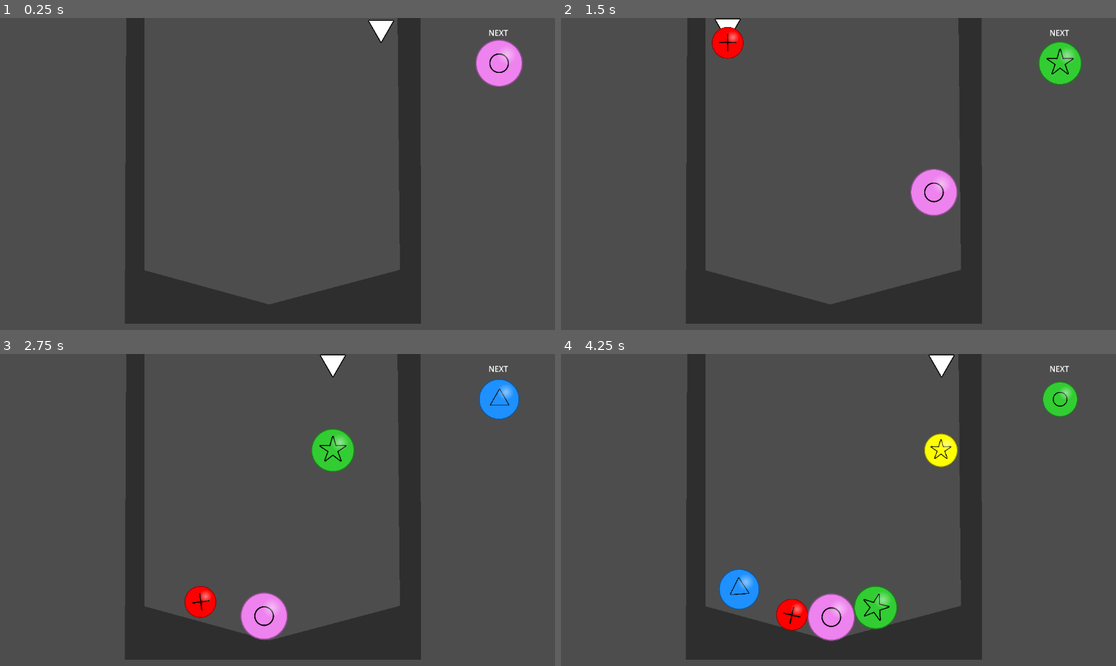
Above: before the commit, frames 1-4 (two rows, left to right).
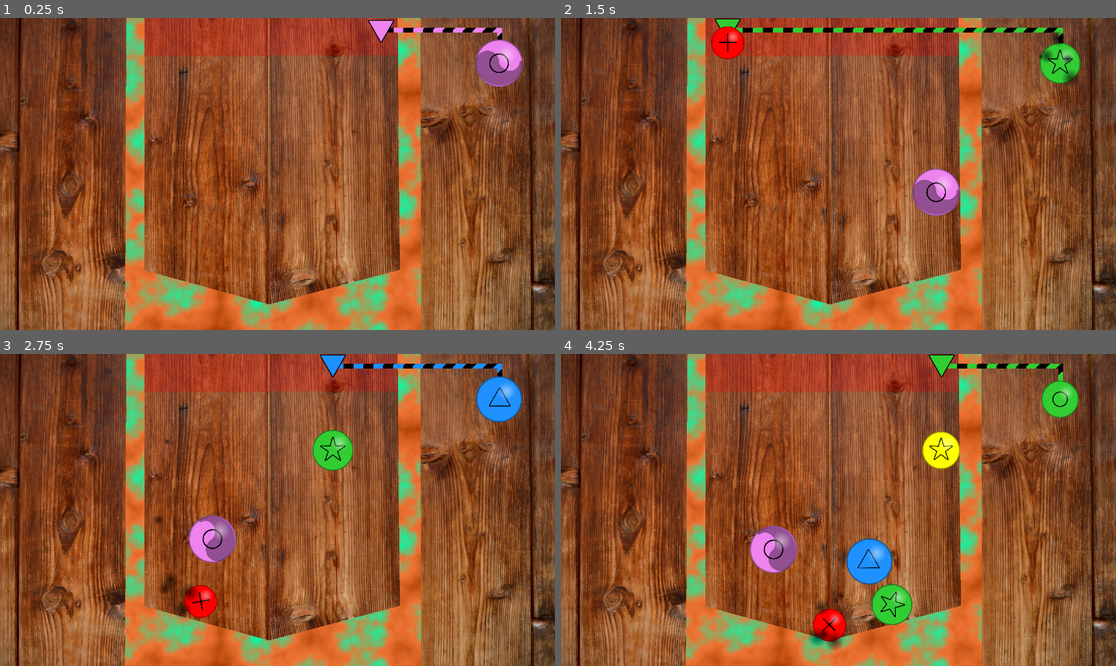
Above: after the commit, the same moments.

Repository: abalidoth/gwj-80
Game: Godot game, scene res://main_scene.tscn
Same seed, same stepped clock (60 frames per second), same inputs: the game is played once before the commit and once after it.
Inputs (mouse positions are in pixels of both pictures, inside the frame that each line leads up to):
- Up to frame 1 (0.25 s): no input
- Up to frame 2 (1.5 s): tap Enter at 0.5 s; move the mouse to (960, 158) at 0.52 s; click (960, 158) at 0.67 s; move the mouse to (727, 189) at 1.27 s; click (727, 189) at 1.42 s
- Up to frame 3 (2.75 s): move the mouse to (333, 441) at 2.02 s; click (333, 441) at 2.17 s
- Up to frame 4 (4.25 s): move the mouse to (810, 572) at 2.77 s; click (810, 572) at 2.92 s; move the mouse to (1005, 556) at 3.52 s; click (1005, 556) at 3.67 s

The runs differ from the first frame. In frame 1, 99% of the frame differs, in the area x 0-100%, y 0-100%; in frame 2, 99%; in frame 3, 98%; in frame 4, 99%.
Error after the commit: Invalid access to property or key 'position' on a base object of type 'InputEventKey'. (res://main_scene.gd:42)

Commit message:
added two powerups

Diff:
--- /dev/null
+++ b/assets/rubber_mask.svg
@@ -0,0 +1,63 @@
+<?xml version="1.0" encoding="UTF-8" standalone="no"?>
+<!-- Created with Inkscape (http://www.inkscape.org/) -->
+
+<svg
+   xmlns:dc="http://purl.org/dc/elements/1.1/"
+   xmlns:cc="http://creativecommons.org/ns#"
+   xmlns:rdf="http://www.w3.org/1999/02/22-rdf-syntax-ns#"
+   xmlns:svg="http://www.w3.org/2000/svg"
+   xmlns="http://www.w3.org/2000/svg"
+   xmlns:sodipodi="http://sodipodi.sourceforge.net/DTD/sodipodi-0.dtd"
+   xmlns:inkscape="http://www.inkscape.org/namespaces/inkscape"
+   width="82.027969mm"
+   height="61.825844mm"
+   viewBox="0 0 82.027969 61.825844"
+   version="1.1"
+   id="svg8"
+   inkscape:version="0.92.5 (2060ec1f9f, 2020-04-08)"
+   sodipodi:docname="rubber_mask.svg">
+  <defs
+     id="defs2" />
+  <sodipodi:namedview
+     id="base"
+     pagecolor="#ffffff"
+     bordercolor="#666666"
+     borderopacity="1.0"
+     inkscape:pageopacity="0.0"
+     inkscape:pageshadow="2"
+     inkscape:zoom="1.4"
+     inkscape:cx="177.32821"
+     inkscape:cy="145.27843"
+     inkscape:document-units="mm"
+     inkscape:current-layer="layer1"
+     showgrid="false"
+     inkscape:window-width="1848"
+     inkscape:window-height="1016"
+     inkscape:window-x="72"
+     inkscape:window-y="27"
+     inkscape:window-maximized="1" />
+  <metadata
+     id="metadata5">
+    <rdf:RDF>
+      <cc:Work
+         rdf:about="">
+        <dc:format>image/svg+xml</dc:format>
+        <dc:type
+           rdf:resource="http://purl.org/dc/dcmitype/StillImage" />
+        <dc:title></dc:title>
+      </cc:Work>
+    </rdf:RDF>
+  </metadata>
+  <g
+     inkscape:label="Layer 1"
+     inkscape:groupmode="layer"
+     id="layer1"
+     transform="translate(-69.968089,-113.04377)">
+    <path
+       id="path819-3"
+       style="opacity:1;fill:#0c0c0c;fill-opacity:1;fill-rule:evenodd;stroke:#000000;stroke-width:5.20668173;stroke-linecap:butt;stroke-linejoin:round;stroke-miterlimit:4;stroke-dasharray:none;stroke-dashoffset:0;stroke-opacity:1;paint-order:stroke markers fill"
+       d="m 108.47916,133.59941 c 0,6.37629 6.38037,12.16107 12.28542,15.34922 5.90505,3.18815 13.18038,3.18815 19.08543,0 5.90505,-3.18815 9.54271,-9.08009 9.54271,-15.45638 0,13.77386 -7.06242,26.72347 -18.99094,33.6104 -11.92852,6.88693 -26.62505,6.88693 -38.553566,0 -11.928515,-6.88693 -19.276784,-19.61451 -19.276782,-33.44581 3e-6,-6.47173 3.42199,-12.39878 8.976934,-15.60593 5.554945,-3.20715 12.39892,-3.20715 17.953865,0 5.554939,3.20715 8.976929,9.1342 8.976929,15.5485"
+       inkscape:connector-curvature="0"
+       sodipodi:nodetypes="csscsscssc" />
+  </g>
+</svg>
--- /dev/null
+++ b/assets/smoke_blast.tscn
@@ -0,0 +1,13 @@
+[gd_scene load_steps=3 format=3 uid="uid://dbowbemyicagv"]
+
+[ext_resource type="Texture2D" uid="uid://dlqglm67epcd2" path="res://assets/smoke_texture.tres" id="1_oed2s"]
+[ext_resource type="Material" uid="uid://bgshujn2pcqsi" path="res://assets/smoke_particles.tres" id="2_7y6oe"]
+
+[node name="SmokeBlast" type="GPUParticles2D"]
+emitting = false
+amount = 24
+texture = ExtResource("1_oed2s")
+lifetime = 1.95
+one_shot = true
+explosiveness = 1.0
+process_material = ExtResource("2_7y6oe")
--- /dev/null
+++ b/assets/smoke_particles.tres
@@ -0,0 +1,17 @@
+[gd_resource type="ParticleProcessMaterial" load_steps=3 format=3 uid="uid://bgshujn2pcqsi"]
+
+[sub_resource type="Curve" id="Curve_cmm0y"]
+_data = [Vector2(0, 1), 0.0, 0.0, 0, 0, Vector2(1, 0), 0.0, 0.0, 0, 0]
+point_count = 2
+
+[sub_resource type="CurveTexture" id="CurveTexture_tkj7h"]
+curve = SubResource("Curve_cmm0y")
+
+[resource]
+particle_flag_disable_z = true
+emission_shape = 2
+emission_sphere_radius = 36.47
+radial_velocity_min = -11.5
+radial_velocity_max = 57.47
+gravity = Vector3(0, -100, 0)
+scale_curve = SubResource("CurveTexture_tkj7h")
--- /dev/null
+++ b/assets/smoke_texture.tres
@@ -0,0 +1,10 @@
+[gd_resource type="GradientTexture2D" load_steps=2 format=3 uid="uid://dlqglm67epcd2"]
+
+[sub_resource type="Gradient" id="Gradient_1iob0"]
+colors = PackedColorArray(0, 0, 0, 0.670588, 0, 0, 0, 0)
+
+[resource]
+gradient = SubResource("Gradient_1iob0")
+fill = 1
+fill_from = Vector2(0.509174, 0.477064)
+fill_to = Vector2(0.766055, 0.252294)
--- a/ball.gd
+++ b/ball.gd
@@ -17,6 +17,10 @@
 var neighbor_lines = {}
 
 signal other_ball_touched(this_ball: Ball, other_ball:Ball)
+signal explosion(ball_position:Vector2)
+
+var bomb = false
+var rubber = false
 
 func _ready():
 
@@ -58,6 +62,8 @@
 	$CollisionArea/CollisionShape.shape.radius *= new_scale
 	%Icons.scale *= new_scale
 	$Shine.scale *= new_scale
+	%SmokeParticles.scale *= new_scale
+	%RubberMask.scale *= new_scale
 
 func _process(delta):
 	if linear_velocity.length()>5:
@@ -94,3 +100,14 @@
 	tween.set_ease(Tween.EASE_IN)
 	tween.tween_property($Circle,"scale",Vector2.ZERO, 0.1)
 	tween.tween_callback(queue_free)
+	if bomb:
+		explosion.emit(position)
+
+func set_bomb():
+	bomb = true
+	%SmokeParticles.emitting=true
+
+func set_rubber():
+	rubber = true
+	%RubberMask.visible = true
+	physics_material_override.bounce = 0.8
--- a/ball.tscn
+++ b/ball.tscn
@@ -7,8 +7,12 @@
 [ext_resource type="Texture2D" uid="uid://cp24xn47miu5o" path="res://assets/triangle_icon.svg" id="5_0jqm0"]
 [ext_resource type="Texture2D" uid="uid://bxwkk3k46pdqi" path="res://assets/square_icon.svg" id="6_nidkk"]
 [ext_resource type="Texture2D" uid="uid://bnsmujdw0hpjl" path="res://assets/cross_icon.svg" id="7_vb544"]
+[ext_resource type="Texture2D" uid="uid://dlqglm67epcd2" path="res://assets/smoke_texture.tres" id="8_0jqm0"]
+[ext_resource type="Material" uid="uid://bgshujn2pcqsi" path="res://assets/smoke_particles.tres" id="9_nidkk"]
+[ext_resource type="Texture2D" uid="uid://oi6yvr7caac" path="res://assets/rubber_mask.svg" id="10_nidkk"]
 
-[sub_resource type="PhysicsMaterial" id="PhysicsMaterial_x8fbi"]
+[sub_resource type="PhysicsMaterial" id="PhysicsMaterial_vb544"]
+resource_local_to_scene = true
 bounce = 0.2
 
 [sub_resource type="CircleShape2D" id="CircleShape2D_41u45"]
@@ -28,8 +32,10 @@
 fill_from = Vector2(0.706422, 0.279817)
 fill_to = Vector2(0.504587, 0.449541)
 
+[sub_resource type="CanvasItemMaterial" id="CanvasItemMaterial_mkf06"]
+
 [node name="Ball" type="RigidBody2D"]
-physics_material_override = SubResource("PhysicsMaterial_x8fbi")
+physics_material_override = SubResource("PhysicsMaterial_vb544")
 script = ExtResource("1_41u45")
 
 [node name="PhysicsShape" type="CollisionShape2D" parent="."]
@@ -89,10 +95,35 @@
 top_level = true
 texture = SubResource("GradientTexture2D_1iob0")
 
-[node name="RemoteTransform2D" type="RemoteTransform2D" parent="."]
+[node name="ShineTransform" type="RemoteTransform2D" parent="."]
 remote_path = NodePath("../Shine")
 update_rotation = false
 update_scale = false
+
+[node name="CanvasLayer" type="CanvasLayer" parent="."]
+layer = 2
+follow_viewport_enabled = true
+
+[node name="SmokeParticles" type="GPUParticles2D" parent="CanvasLayer"]
+unique_name_in_owner = true
+emitting = false
+texture = ExtResource("8_0jqm0")
+randomness = 0.88
+process_material = ExtResource("9_nidkk")
+
+[node name="SmokeTransform" type="RemoteTransform2D" parent="."]
+remote_path = NodePath("../CanvasLayer/SmokeParticles")
+
+[node name="Sprite2D" type="Sprite2D" parent="."]
+
+[node name="RubberMask" type="Sprite2D" parent="."]
+unique_name_in_owner = true
+visible = false
+modulate = Color(1, 1, 1, 0.403922)
+material = SubResource("CanvasItemMaterial_mkf06")
+position = Vector2(2.98023e-07, 10)
+scale = Vector2(0.251613, 0.247863)
+texture = ExtResource("10_nidkk")
 
 [connection signal="body_entered" from="." to="." method="_on_body_entered"]
 [connection signal="body_shape_entered" from="." to="." method="_on_body_shape_entered"]
--- /dev/null
+++ b/line.gdshader
@@ -0,0 +1,22 @@
+shader_type canvas_item;
+
+// Parameters for the sine wave
+uniform float frequency = 1.5;
+uniform float amplitude = 1000.0;
+uniform float speed = 10.0;
+uniform float direction: hint_range(-1.0, 1.0) = 1.0;
+
+// Uniforms for colors
+uniform vec4 color1: source_color = vec4(1.0, 1.0, 1.0, 1.0);
+uniform vec4 color2: source_color = vec4(0.0, 0.0, 0.0, 1.0);
+uniform float opacity: hint_range(0.0, 1.0) = 1.0;
+
+void fragment() {
+    vec2 uv = FRAGCOORD.xy;
+    float sine_wave = sin(UV.x * frequency + TIME * speed * direction) * amplitude;
+    uv.y += sine_wave;
+    float t = sin(UV.x * frequency + TIME * speed * direction);
+    vec4 final_color = t > 0.0 ? color1 : color2;
+    final_color *= vec4(1.0, 1.0, 1.0, opacity);
+    COLOR = final_color;
+}
--- a/main_scene.gd
+++ b/main_scene.gd
@@ -1,6 +1,8 @@
 extends Node2D
 
 var Ball = preload("res://ball.tscn")
+
+var SmokeBlast = preload("res://assets/smoke_blast.tscn")
 
 var all_balls:Array[Ball] = []
 var rng = RandomNumberGenerator.new()
@@ -15,28 +17,40 @@
 
 var match_size = 5
 
+var explosion_force = 600
+
 func set_next_ball():
 	next_ball = Ball.instantiate()
+	next_ball.explosion.connect(_on_ball_explosion)
 	add_child(next_ball)
 	next_ball.position = $NextBallMarker.position
 	next_ball.freeze = true
 	var new_scale = rng.randf_range(size_least, size_most)
 	next_ball.change_size(new_scale)
+	$Line2D.material.set_shader_parameter("color1",next_ball.modulate)
+	$DropIcon.modulate = next_ball.modulate
+	match rng.randi() % 3:
+		0:
+			next_ball.set_bomb()
+		1:
+			next_ball.set_rubber()
 
 func _ready():
 	set_next_ball()
 
 func _input(event):
+	var mouse_x_clamped = clamp(event.position.x,drop_left, drop_right)
 	if event is InputEventMouseButton and $ClickTimer.is_stopped():
 		if event.button_index == MOUSE_BUTTON_LEFT and event.pressed:
 			var new_ball = next_ball
-			new_ball.position = Vector2(clamp(event.position.x,drop_left, drop_right),50)
+			new_ball.position = Vector2(mouse_x_clamped,50)
 			all_balls.append(new_ball)
 			new_ball.freeze = false
 			set_next_ball()
 			$ClickTimer.start()
 	elif event is InputEventMouseMotion:
-		$DropIcon.position = Vector2(clamp(event.position.x,drop_left,drop_right),25)
+		$DropIcon.position = Vector2(mouse_x_clamped,25)
+		$Line2D.points[-1] = Vector2(mouse_x_clamped,25)
 
 func _process(delta):
 	var settled = true
@@ -44,13 +58,13 @@
 		if ball.moving:
 			settled = false
 	if settled:
-		check_for_pop()
+		if len($KillBox.get_overlapping_areas())>0 and $ClickTimer.is_stopped():
+			game_over()
+	check_for_pop()
 
 
 
 func check_for_pop():
-	if len($KillBox.get_overlapping_areas())>0 and $ClickTimer.is_stopped():
-		game_over()
 
 	#check symbols
 	var to_check = all_balls.duplicate()
@@ -103,3 +117,17 @@
 
 func game_over():
 	get_tree().change_scene_to_file("res://main_scene.tscn")
+
+func _on_ball_explosion(explosion_position:Vector2):
+	var smoke_blast = SmokeBlast.instantiate()
+	smoke_blast.position = explosion_position
+	smoke_blast.emitting=true
+	for ball in all_balls:
+		var direction = (ball.position - explosion_position)
+		var distance = direction.length()
+		if distance >0.1:
+			ball.apply_impulse(direction * explosion_force / distance)
+
+	var smoke_tween = smoke_blast.create_tween()
+	smoke_tween.tween_interval(2)
+	smoke_tween.tween_callback(smoke_blast.queue_free)
--- /dev/null
+++ b/main_scene.gdshader
@@ -0,0 +1,14 @@
+shader_type canvas_item;
+
+void vertex() {
+	// Called for every vertex the material is visible on.
+}
+
+void fragment() {
+	// Called for every pixel the material is visible on.
+}
+
+//void light() {
+//	// Called for every pixel for every light affecting the CanvasItem.
+//	// Uncomment to replace the default light processing function with this one.
+//}
--- a/main_scene.tscn
+++ b/main_scene.tscn
@@ -1,33 +1,77 @@
-[gd_scene load_steps=4 format=3 uid="uid://pxc3fdos1gn6"]
+[gd_scene load_steps=10 format=3 uid="uid://pxc3fdos1gn6"]
 
 [ext_resource type="Script" uid="uid://b8yxmspw78uu0" path="res://main_scene.gd" id="1_0f027"]
 [ext_resource type="Texture2D" uid="uid://cp24xn47miu5o" path="res://assets/triangle_icon.svg" id="2_2c62f"]
+[ext_resource type="Texture2D" uid="uid://b36il02yo07ks" path="res://assets/texture-1516370_1920.jpg" id="3_8mm7a"]
+[ext_resource type="Shader" uid="uid://driyddt5xycld" path="res://line.gdshader" id="3_d5x1h"]
 
 [sub_resource type="RectangleShape2D" id="RectangleShape2D_2c62f"]
 size = Vector2(546, 84)
 
+[sub_resource type="Gradient" id="Gradient_nfk4m"]
+offsets = PackedFloat32Array(0, 0.676056, 1)
+colors = PackedColorArray(0.663125, 0.242975, 0, 1, 0.936047, 0.456737, 0.207696, 1, 0, 1, 0.666667, 1)
+
+[sub_resource type="FastNoiseLite" id="FastNoiseLite_66tet"]
+noise_type = 2
+cellular_distance_function = 1
+
+[sub_resource type="NoiseTexture2D" id="NoiseTexture2D_7ycvg"]
+width = 1024
+height = 1024
+invert = true
+color_ramp = SubResource("Gradient_nfk4m")
+noise = SubResource("FastNoiseLite_66tet")
+
+[sub_resource type="ShaderMaterial" id="ShaderMaterial_8mm7a"]
+shader = ExtResource("3_d5x1h")
+shader_parameter/frequency = 1.5
+shader_parameter/amplitude = 1000.0
+shader_parameter/speed = 10.0
+shader_parameter/direction = -1.0
+shader_parameter/color1 = Color(1, 1, 1, 1)
+shader_parameter/color2 = Color(0, 0, 0, 1)
+shader_parameter/opacity = 1.0
+
 [node name="MainScene" type="Node2D"]
 script = ExtResource("1_0f027")
+
+[node name="TextureRect" type="TextureRect" parent="."]
+offset_right = 1152.0
+offset_bottom = 648.0
+texture = ExtResource("3_8mm7a")
+expand_mode = 1
+
+[node name="KillBox" type="Area2D" parent="."]
+collision_layer = 0
+collision_mask = 2
+
+[node name="CollisionShape2D" type="CollisionShape2D" parent="KillBox"]
+position = Vector2(557, 38)
+shape = SubResource("RectangleShape2D_2c62f")
+
+[node name="Polygon2D" type="Polygon2D" parent="KillBox"]
+modulate = Color(1, 0, 0, 0.247059)
+polygon = PackedVector2Array(283, -3, 832, -3, 832, 78, 285, 79)
 
 [node name="StaticBody2D" type="StaticBody2D" parent="."]
 
 [node name="CollisionPolygon2D" type="CollisionPolygon2D" parent="StaticBody2D"]
 position = Vector2(250, 5)
-polygon = PackedVector2Array(8, 630, 8, -43, 49, -41, 48, 518, 307.328, 592.984, 579, 522, 572, -26, 619, -22, 622, 627)
+polygon = PackedVector2Array(8, 630, 14, -175, 48, -172, 48, 518, 307.328, 592.984, 579, 522, 577, -168, 625, -172, 622, 627)
 
 [node name="Polygon2D" type="Polygon2D" parent="StaticBody2D"]
-modulate = Color(0.18, 0.18, 0.18, 1)
-polygon = PackedVector2Array(262, -31, 300, -43, 300, 524, 558.719, 594.964, 830, 523, 825, -20, 873, -23, 874, 635, 259, 635)
+texture = SubResource("NoiseTexture2D_7ycvg")
+polygon = PackedVector2Array(262, -31, 300, -43, 300, 524, 558.719, 594.964, 830, 523, 825, -20, 873, -23, 874, 672, 260, 661)
 
 [node name="NextBallMarker" type="Marker2D" parent="."]
 position = Vector2(1036, 94)
 
-[node name="Label" type="Label" parent="."]
-offset_left = 1014.0
-offset_top = 19.0
-offset_right = 1055.0
-offset_bottom = 42.0
-text = "NEXT"
+[node name="Line2D" type="Line2D" parent="."]
+texture_repeat = 2
+material = SubResource("ShaderMaterial_8mm7a")
+points = PackedVector2Array(1037, 94, 1037, 25, 791, 25)
+texture_mode = 1
 
 [node name="DropIcon" type="Sprite2D" parent="."]
 position = Vector2(791, 28)
@@ -38,11 +82,3 @@
 [node name="ClickTimer" type="Timer" parent="."]
 wait_time = 0.5
 one_shot = true
-
-[node name="KillBox" type="Area2D" parent="."]
-collision_layer = 0
-collision_mask = 2
-
-[node name="CollisionShape2D" type="CollisionShape2D" parent="KillBox"]
-position = Vector2(557, 38)
-shape = SubResource("RectangleShape2D_2c62f")
Not shown, added: assets/rubber_mask.svg.import
Binary file added: assets/texture-1516370_1920.jpg
Not shown, added: assets/texture-1516370_1920.jpg.import
Not shown: 1 places in ball.tscn that only renumber resources
Not shown, added: line.gdshader.uid
Not shown, added: main_scene.gdshader.uid
